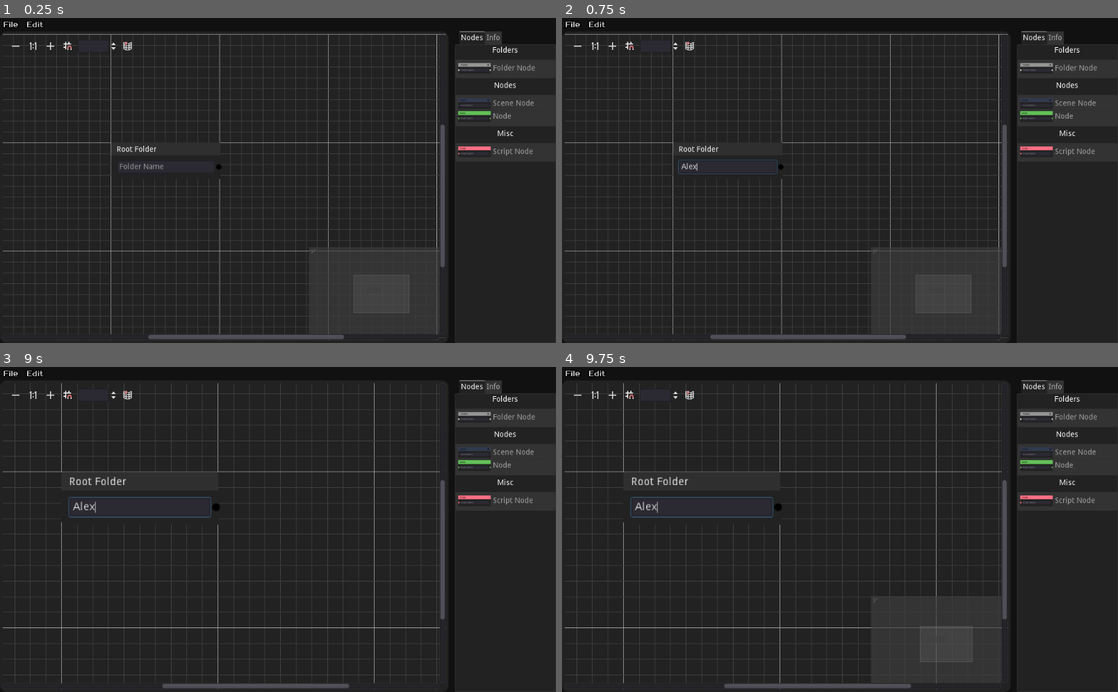
Above: before the commit, frames 1-4 (two rows, left to right).
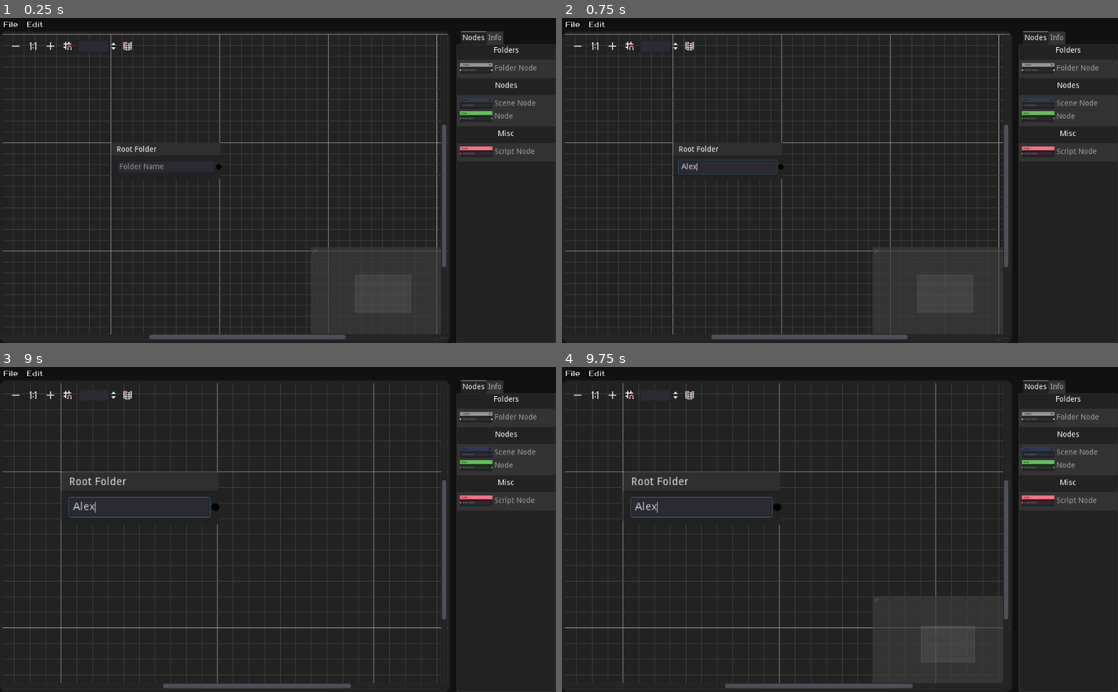
Above: after the commit, the same moments.

Repository: Mercadud/Godot-Project-Planner-Exporter
Game: Godot game, scene res://Scenes/Pages/Main Page.tscn
The game is run twice, just before and just after one commit, with the same random seed, the same clock (stepped at 60 frames per second) and the same inputs.
Inputs (mouse positions are in pixels of both pictures, inside the frame that each line leads up to):
- Up to frame 1 (0.25 s): no input
- Up to frame 2 (0.75 s): click (728, 167) at 0.52 s; type "Alex" at 0.6 s
- Up to frame 3 (9 s): click "File" at 1.25 s; click "Edit" at 2 s; click (16, 396) at 2.75 s; click (50, 396) at 3.5 s; click (66, 396) at 4.25 s; click (127, 396) at 5 s; click "File" at 5.75 s; click "Edit" at 6.5 s; click (16, 396) at 7.25 s; click (50, 396) at 8 s; click (66, 396) at 8.75 s
- Up to frame 4 (9.75 s): click (689, 396) at 9.5 s

The runs differ from the first frame. In frame 1, 0.9% of the frame differs, in the area x 26-97%, y 4-100%; in frame 2, 0.9%; in frame 3, 2.1%, in the area x 2-97%, y 4-100%; in frame 4, 2.0%.

Commit message:
added info page for Folder Root and Folder nodes

Diff:
--- a/Scenes/Pages/Main Page.tscn
+++ b/Scenes/Pages/Main Page.tscn
@@ -1,8 +1,9 @@
-[gd_scene load_steps=19 format=2]
+[gd_scene load_steps=22 format=2]
 
 [ext_resource path="res://Fonts/Prosto_One/TitleBar.tres" type="DynamicFont" id=1]
 [ext_resource path="res://Script/Tree/editor/Editor.gd" type="Script" id=2]
 [ext_resource path="res://Scenes/nodes/RootFolder.tscn" type="PackedScene" id=3]
+[ext_resource path="res://Script/Tree/editor/Info.gd" type="Script" id=4]
 [ext_resource path="res://Assets/Nodes/Folder.png" type="Texture" id=5]
 [ext_resource path="res://Script/Tree/editor/GraphEdit.gd" type="Script" id=6]
 [ext_resource path="res://Script/main.gd" type="Script" id=7]
@@ -10,6 +11,8 @@
 [ext_resource path="res://Themes/main/itemLists.tres" type="StyleBox" id=9]
 [ext_resource path="res://Assets/Nodes/Script.png" type="Texture" id=10]
 [ext_resource path="res://Assets/Nodes/Node.png" type="Texture" id=11]
+[ext_resource path="res://Script/Tree/editor/Folder.gd" type="Script" id=12]
+[ext_resource path="res://Script/Tree/editor/Scene.gd" type="Script" id=13]
 [ext_resource path="res://Script/menus.gd" type="Script" id=14]
 
 [sub_resource type="StyleBoxFlat" id=1]
@@ -253,32 +256,100 @@
 margin_top = 25.0
 margin_right = -1.0
 margin_bottom = -1.0
-
-[node name="Label" type="Label" parent="Mount/MainWindow/Editor/Select/Info"]
+script = ExtResource( 4 )
+
+[node name="Title" type="Label" parent="Mount/MainWindow/Editor/Select/Info"]
 margin_right = 200.0
 margin_bottom = 14.0
 text = "Folder"
 align = 1
 valign = 1
 
-[node name="Folder" type="HBoxContainer" parent="Mount/MainWindow/Editor/Select/Info"]
+[node name="HSeparator" type="HSeparator" parent="Mount/MainWindow/Editor/Select/Info"]
 margin_top = 18.0
 margin_right = 200.0
-margin_bottom = 42.0
-alignment = 1
-
-[node name="Label" type="Label" parent="Mount/MainWindow/Editor/Select/Info/Folder"]
-margin_left = 8.0
+margin_bottom = 22.0
+__meta__ = {
+"_edit_use_anchors_": false
+}
+
+[node name="Folder" type="VBoxContainer" parent="Mount/MainWindow/Editor/Select/Info"]
+visible = false
+margin_top = 26.0
+margin_right = 200.0
+margin_bottom = 50.0
+script = ExtResource( 12 )
+
+[node name="FolderName" type="HSplitContainer" parent="Mount/MainWindow/Editor/Select/Info/Folder"]
+margin_right = 200.0
+margin_bottom = 24.0
+dragger_visibility = 2
+
+[node name="Label" type="Label" parent="Mount/MainWindow/Editor/Select/Info/Folder/FolderName"]
 margin_top = 5.0
-margin_right = 98.0
+margin_right = 86.0
 margin_bottom = 19.0
-text = "Folder Name: "
-
-[node name="LineEdit" type="LineEdit" parent="Mount/MainWindow/Editor/Select/Info/Folder"]
-margin_left = 102.0
-margin_right = 192.0
+text = "Folder Name:"
+
+[node name="LineEdit" type="LineEdit" parent="Mount/MainWindow/Editor/Select/Info/Folder/FolderName"]
+margin_left = 86.0
+margin_right = 200.0
 margin_bottom = 24.0
-rect_min_size = Vector2( 90, 0 )
+placeholder_text = "Folder Name"
+
+[node name="Scene" type="VBoxContainer" parent="Mount/MainWindow/Editor/Select/Info"]
+visible = false
+margin_top = 26.0
+margin_right = 200.0
+margin_bottom = 26.0
+script = ExtResource( 13 )
+
+[node name="SceneName" type="HSplitContainer" parent="Mount/MainWindow/Editor/Select/Info/Scene"]
+margin_right = 40.0
+margin_bottom = 40.0
+
+[node name="Label" type="Label" parent="Mount/MainWindow/Editor/Select/Info/Scene/SceneName"]
+margin_right = 40.0
+margin_bottom = 14.0
+text = "Scene Name:"
+
+[node name="LineEdit" type="LineEdit" parent="Mount/MainWindow/Editor/Select/Info/Scene/SceneName"]
+margin_right = 58.0
+margin_bottom = 24.0
+
+[node name="SceneType" type="HSplitContainer" parent="Mount/MainWindow/Editor/Select/Info/Scene"]
+margin_right = 40.0
+margin_bottom = 40.0
+dragger_visibility = 1
+
+[node name="Label" type="Label" parent="Mount/MainWindow/Editor/Select/Info/Scene/SceneType"]
+margin_right = 40.0
+margin_bottom = 14.0
+text = "Scene Type:"
+
+[node name="OptionButton" type="OptionButton" parent="Mount/MainWindow/Editor/Select/Info/Scene/SceneType"]
+margin_right = 101.0
+margin_bottom = 20.0
+text = "Control"
+items = [ "Control", null, false, 0, null, "Spatial", null, false, 1, null, "Node2d", null, false, 2, null, "KinematicBody", null, false, 3, null ]
+selected = 0
+
+[node name="Script" type="VBoxContainer" parent="Mount/MainWindow/Editor/Select/Info"]
+visible = false
+margin_top = 26.0
+margin_right = 200.0
+margin_bottom = 26.0
+
+[node name="Node" type="VBoxContainer" parent="Mount/MainWindow/Editor/Select/Info"]
+visible = false
+margin_top = 30.0
+margin_right = 200.0
+margin_bottom = 30.0
+
+[node name="None" type="VBoxContainer" parent="Mount/MainWindow/Editor/Select/Info"]
+margin_top = 30.0
+margin_right = 200.0
+margin_bottom = 30.0
 
 [node name="FileDialog" type="FileDialog" parent="Mount/MainWindow"]
 margin_top = 29.0
@@ -295,8 +366,12 @@
 [connection signal="disconnection_request" from="Mount/MainWindow/Editor/Graph/GraphEdit" to="Mount/MainWindow/Editor/Graph/GraphEdit" method="_on_GraphEdit_disconnection_request"]
 [connection signal="mouse_entered" from="Mount/MainWindow/Editor/Graph/GraphEdit" to="Mount/MainWindow/Editor/Graph/GraphEdit" method="_on_GraphEdit_mouse_entered"]
 [connection signal="mouse_exited" from="Mount/MainWindow/Editor/Graph/GraphEdit" to="Mount/MainWindow/Editor/Graph/GraphEdit" method="_on_GraphEdit_mouse_exited"]
+[connection signal="node_selected" from="Mount/MainWindow/Editor/Graph/GraphEdit" to="Mount/MainWindow/Editor/Select/Info" method="_on_GraphEdit_node_selected"]
 [connection signal="item_activated" from="Mount/MainWindow/Editor/Select/Nodes/Folders/ItemList" to="Mount/MainWindow/Editor/Graph/GraphEdit" method="_on_Folder_item_activated"]
 [connection signal="item_activated" from="Mount/MainWindow/Editor/Select/Nodes/Nodes/ItemList" to="Mount/MainWindow/Editor/Graph/GraphEdit" method="_on_Nodes_item_activated"]
 [connection signal="item_activated" from="Mount/MainWindow/Editor/Select/Nodes/Misc/ItemList" to="Mount/MainWindow/Editor/Graph/GraphEdit" method="_on_Misc_item_activated"]
+[connection signal="text_changed" from="Mount/MainWindow/Editor/Select/Info/Folder/FolderName/LineEdit" to="Mount/MainWindow/Editor/Select/Info/Folder" method="_on_LineEdit_text_changed"]
+[connection signal="text_changed" from="Mount/MainWindow/Editor/Select/Info/Scene/SceneName/LineEdit" to="Mount/MainWindow/Editor/Select/Info/Scene" method="_on_LineEdit_text_changed"]
+[connection signal="item_selected" from="Mount/MainWindow/Editor/Select/Info/Scene/SceneType/OptionButton" to="Mount/MainWindow/Editor/Select/Info/Scene" method="_on_OptionButton_item_selected"]
 [connection signal="dir_selected" from="Mount/MainWindow/FileDialog" to="Mount/MainWindow/tileBar/menus" method="_on_FileDialog_dir_selected"]
 [connection signal="file_selected" from="Mount/MainWindow/FileDialog" to="Mount/MainWindow/tileBar/menus" method="_on_FileDialog_file_selected"]
--- /dev/null
+++ b/Script/Tree/editor/Folder.gd
@@ -0,0 +1,16 @@
+extends VBoxContainer
+
+var childLoc
+
+func _ready():
+	pass
+
+func setNode(n):
+	childLoc = n
+	updateInfo(childLoc.info)
+
+func _on_LineEdit_text_changed(new_text):
+	childLoc.FolderNameUpdate(new_text)
+
+func updateInfo(arr):
+	$FolderName/LineEdit.text = arr.folderName
--- /dev/null
+++ b/Script/Tree/editor/Info.gd
@@ -0,0 +1,64 @@
+extends VBoxContainer
+
+var node
+
+onready var folderSelected = $Folder
+onready var sceneSelected = $Scene
+onready var scriptSelected = $Script
+onready var nodeSelected = $Node
+onready var noneSelected = $None
+
+func _ready():
+	pass
+
+func _on_GraphEdit_node_selected(n):
+	node = n
+	$Title.text = node.name
+	if "Folder" in n.name:
+		onFolder()
+	elif "Scene" in n.name:
+		onScene()
+	elif "Script" in n.name:
+		onScript()
+	elif "Node" in n.name:
+		onNode()
+
+func onFolder():
+	folderSelected.visible = true
+	folderSelected.setNode(node)
+	sceneSelected.visible = false
+	scriptSelected.visible = false
+	nodeSelected.visible = false
+	noneSelected.visible = false
+
+
+func onScene():
+	folderSelected.visible = false
+	sceneSelected.visible = true
+	sceneSelected.setNode(node)
+	scriptSelected.visible = false
+	nodeSelected.visible = false
+	noneSelected.visible = false
+
+func onScript():
+	folderSelected.visible = false
+	sceneSelected.visible = false
+	scriptSelected.visible = true
+	scriptSelected.setNode(node)
+	nodeSelected.visible = false
+	noneSelected.visible = false
+
+func onNode():
+	folderSelected.visible = false
+	sceneSelected.visible = false
+	scriptSelected.visible = false
+	nodeSelected.visible = true
+	nodeSelected.setNode(node)
+	noneSelected.visible = false
+
+func onNone():
+	folderSelected.visible = false
+	sceneSelected.visible = false
+	scriptSelected.visible = false
+	nodeSelected.visible = false
+	noneSelected.visible = false
--- /dev/null
+++ b/Script/Tree/editor/Scene.gd
@@ -0,0 +1,21 @@
+extends VBoxContainer
+
+var childLoc
+
+onready var textInfo = $"../../../Select/Info/Folder"
+
+func _ready():
+	pass
+
+func setNode(n):
+	childLoc = n
+
+func _on_OptionButton_item_selected(index):
+	pass # Replace with function body.
+
+func updateInfo(arr):
+	$SceneName/LineEdit.text = arr.sceneName
+
+
+func _on_LineEdit_text_changed(new_text):
+	pass
--- a/Script/Tree/nodes/Folder.gd
+++ b/Script/Tree/nodes/Folder.gd
@@ -8,6 +8,8 @@
 }
 
 onready var data = $"/root/Saver"
+onready var textInfo = $"../../../Select/Info/Folder"
+
 
 func _ready():
 	info.nodeCode = data.getRandomNum()
@@ -15,7 +17,11 @@
 
 func _on_FolderName_text_changed(new_text):
 	info.folderName = new_text
+	textInfo.updateInfo(info)
 	updateInfo()
+
+func FolderNameUpdate(t):
+	$FolderName.text = t
 
 func _on_Folder_close_request():
 	for i in data.nodeList.size():
--- a/Script/Tree/nodes/RootFolder.gd
+++ b/Script/Tree/nodes/RootFolder.gd
@@ -8,16 +8,22 @@
 }
 
 onready var data = $"/root/Saver"
+onready var textInfo = $"../../../Select/Info/Folder"
 
 func _ready():
 	info.nodeCode = 0
 
 func _on_FolderName_text_changed(new_text):
 	info.folderName = new_text
+	textInfo.updateInfo(info)
 	updateInfo()
+
+func FolderNameUpdate(t):
+	$FolderName.text = t
 
 func _on_RootFolder_dragged(_from, to):
 	info.location = to
+	updateInfo()
 
 func updateInfo():
 	var exist = false
